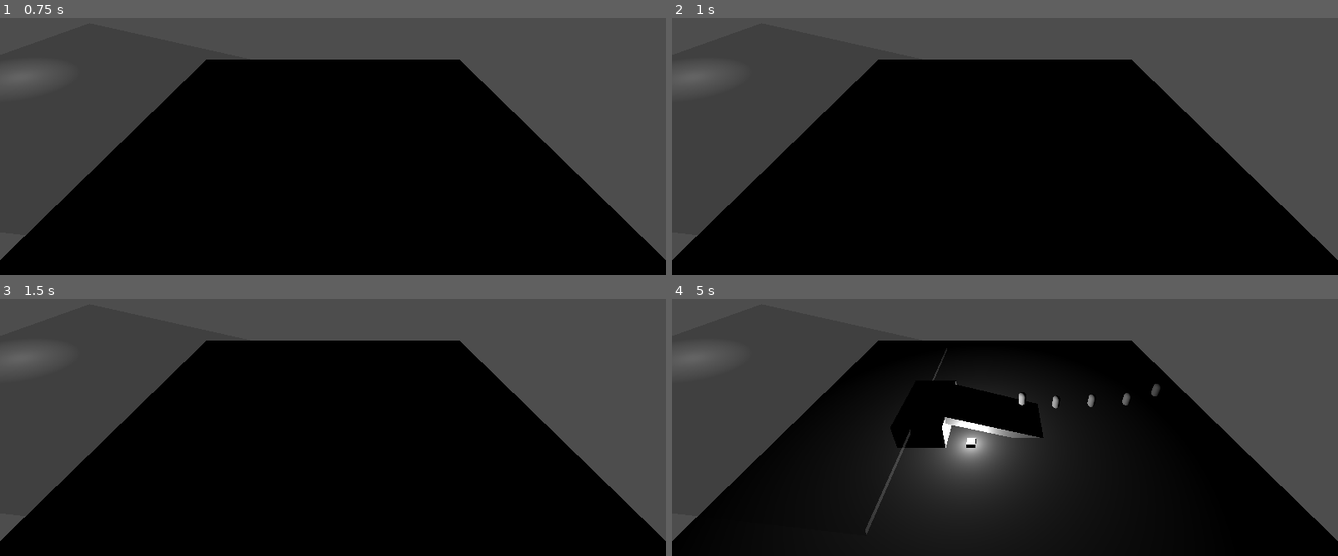
Above: before the commit, frames 1-4 (two rows, left to right).
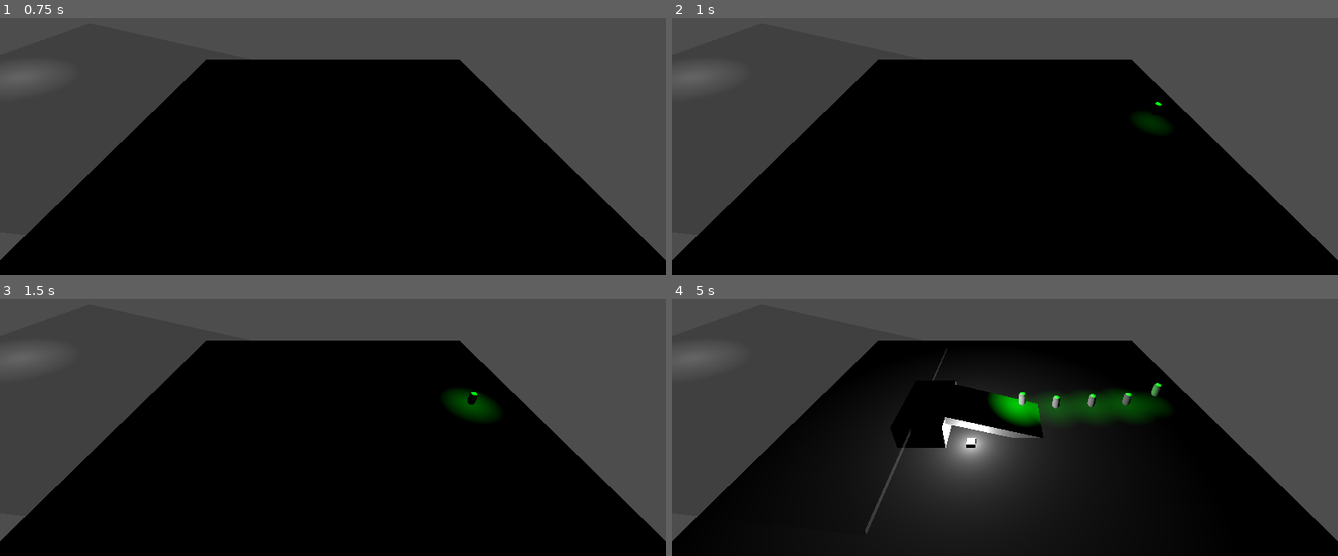
Above: after the commit, the same moments.

Repository: FryingPan2152/tower-defense
Game: Godot game, scene res://World.tscn
The game is run twice, just before and just after one commit, with the same random seed, the same clock (stepped at 60 frames per second) and the same inputs.
Inputs (mouse positions are in pixels of both pictures, inside the frame that each line leads up to):
- Up to frame 1 (0.75 s): tap Enter at 0.5 s; move the mouse to (479, 69) at 0.52 s; click (479, 69) at 0.6 s
- Up to frame 2 (1 s): tap 1 (tower1, bound only after the commit) at 0.8 s
- Up to frame 3 (1.5 s): move the mouse to (199, 388) at 1.27 s; tap 1 (tower1, bound only after the commit) at 1.35 s
- Up to frame 4 (5 s): tap 2 (tower2, bound only after the commit) at 1.55, 2.1, 3.8, 4.35 s; move the mouse to (outside the picture) at 2.02 s; click (outside the picture) at 2.3 s; move the mouse to (971, 442) at 2.77 s; click (971, 442) at 2.85 s; tap 1 (tower1, bound only after the commit) at 3.05, 3.6 s; move the mouse to (1204, 424) at 3.52 s; move the mouse to (805, 314) at 4.27 s; click (805, 314) at 4.55 s

Frame 1 is identical in both runs. In frame 2, 0.3% of the frame differs, in the area x 69-75%, y 32-45%; in frame 3, 0.7%; in frame 4, 2.5%, in the area x 47-75%, y 32-50%.
Error before the commit: Invalid type in function 'project_local_ray_normal' in base 'Camera3D (Player.gd)'. Cannot convert argument 1 from Nil to Vector2. (res://Player.gd:16)
Error after the commit: Invalid type in function 'project_local_ray_normal' in base 'Camera3D (Player.gd)'. Cannot convert argument 1 from Nil to Vector2. (res://Player.gd:24)

Commit message:
Added tower 2 and enemy health

Diff:
--- a/Enemy.tscn
+++ b/Enemy.tscn
@@ -16,3 +16,8 @@
 mesh = SubResource("CapsuleMesh_tt7e2")
 
 [node name="NavigationAgent3D" type="NavigationAgent3D" parent="."]
+
+[node name="OmniLight3D" type="OmniLight3D" parent="."]
+transform = Transform3D(1, 0, 0, 0, 1, 0, 0, 0, 1, 0, 1.36799, 0)
+light_color = Color(1.61238e-06, 0.596393, 0.0127885, 1)
+light_energy = 16.0
--- /dev/null
+++ b/John.tscn
@@ -0,0 +1,19 @@
+[gd_scene load_steps=4 format=3 uid="uid://cex5qcni5muyg"]
+
+[ext_resource type="PackedScene" uid="uid://x71jk41catqm" path="res://Base_tower.tscn" id="1_oe4he"]
+[ext_resource type="Script" uid="uid://bvpub8ucxeg6n" path="res://john.gd" id="2_q40c6"]
+
+[sub_resource type="SphereShape3D" id="SphereShape3D_oe4he"]
+radius = 5.0
+
+[node name="Node3D" instance=ExtResource("1_oe4he")]
+script = ExtResource("2_q40c6")
+
+[node name="Area3D" type="Area3D" parent="." index="4"]
+
+[node name="CollisionShape3D" type="CollisionShape3D" parent="Area3D" index="0"]
+shape = SubResource("SphereShape3D_oe4he")
+
+[node name="ShootTimer" type="Timer" parent="." index="5"]
+wait_time = 0.25
+one_shot = true
--- a/Player.gd
+++ b/Player.gd
@@ -2,6 +2,7 @@
 
 var mouseposition
 @onready var raycast:=$RayCast3D
+var tower_selected = 1
 
 # Called when the node enters the scene tree for the first time.
 func _ready():
@@ -10,6 +11,13 @@
 
 # Called every frame. 'delta' is the elapsed time since the previous frame.
 func _process(delta):
+
+	if Input.is_action_just_pressed("tower1"):
+		tower_selected=1
+	if Input.is_action_just_pressed("tower2"):
+		tower_selected=2
+
+
 	#print(mouseposition)
 	#var project = project_position(mouseposition,1.0)
 	#var direction = (project - position).normalized()
@@ -17,7 +25,12 @@
 	raycast.target_position=direction*50
 	if raycast.is_colliding():
 		if Input.is_action_just_pressed("click"):
-			var tower = preload("res://Base_tower.tscn").instantiate()
+			var tower: Tower
+			if tower_selected == 1:
+				tower = preload("res://Base_tower.tscn").instantiate()
+			if tower_selected == 2:
+				tower = preload("res://John.tscn").instantiate()
+
 			tower.global_position = raycast.get_collision_point()
 			var collider = raycast.get_collider()
 			var parent = collider.get_parent()
--- a/base_tower.gd
+++ b/base_tower.gd
@@ -1,6 +1,8 @@
+class_name Tower
 extends Node3D
 
 @onready var timer: = $Timer
+
 
 # Called when the node enters the scene tree for the first time.
 func _ready():
@@ -12,6 +14,7 @@
 
 # Called every frame. 'delta' is the elapsed time since the previous frame.
 func _process(delta):
+
 	pass
 
 
--- a/enemy.gd
+++ b/enemy.gd
@@ -2,8 +2,15 @@
 extends CharacterBody3D
 @export var destination:Destination
 @onready var nav:=$NavigationAgent3D
+@onready var light: OmniLight3D= $OmniLight3D
 
+var health: = 200
+var MAXHEALTH := 200
 
+func _process(delta: float) -> void:
+	if health <= 0.0:
+		queue_free()
+	light.light_energy = (health/MAXHEALTH)*16
 
 func _physics_process(delta: float) -> void:
 
--- /dev/null
+++ b/john.gd
@@ -0,0 +1,16 @@
+extends Tower
+
+@onready var area: = $Area3D
+@onready var shootTimer:=$ShootTimer
+
+func _process(delta: float) -> void:
+	super(delta)
+	for body in area.get_overlapping_bodies():
+		if body is Enemy and shootTimer.is_stopped():
+			#body.health -= 200*delta
+			var proj = preload("res://projectile.tscn").instantiate()
+			var dir = (body.global_position - global_position).normalized()
+			proj.velocity = dir * 40
+			proj.global_position = global_position
+			get_parent().add_child(proj)
+			shootTimer.start()
--- a/project.godot
+++ b/project.godot
@@ -22,3 +22,13 @@
 "events": [Object(InputEventMouseButton,"resource_local_to_scene":false,"resource_name":"","device":-1,"window_id":0,"a …(256 unchanged characters)…
 ]
 }
+tower1={
+"deadzone": 0.2,
+"events": [Object(InputEventKey,"resource_local_to_scene":false,"resource_name":"","device":-1,"window_id":0,"alt_pressed":false,"shift_pressed":false,"ctrl_pressed":false,"meta_pressed":false,"pressed":false,"keycode":0,"physical_keycode":49,"key_label":0,"unicode":49,"location":0,"echo":false,"script":null)
+]
+}
+tower2={
+"deadzone": 0.2,
+"events": [Object(InputEventKey,"resource_local_to_scene":false,"resource_name":"","device":-1,"window_id":0,"alt_pressed":false,"shift_pressed":false,"ctrl_pressed":false,"meta_pressed":false,"pressed":false,"keycode":0,"physical_keycode":50,"key_label":0,"unicode":50,"location":0,"echo":false,"script":null)
+]
+}
--- /dev/null
+++ b/projectile.gd
@@ -0,0 +1,13 @@
+extends Node3D
+
+var velocity: Vector3
+@onready var area:=$Area3D
+
+func _physics_process(delta: float) -> void:
+	for body in area.get_overlapping_bodies():
+		if body is Enemy:
+			body.health -= 100
+			queue_free()
+
+
+	global_position += velocity * delta
--- /dev/null
+++ b/projectile.tscn
@@ -0,0 +1,16 @@
+[gd_scene load_steps=3 format=3 uid="uid://mog06lwa8qy0"]
+
+[ext_resource type="Script" uid="uid://ba1t7oi3wuui7" path="res://projectile.gd" id="1_a85iw"]
+
+[sub_resource type="SphereShape3D" id="SphereShape3D_a85iw"]
+
+[node name="Projectile" type="Node3D"]
+script = ExtResource("1_a85iw")
+
+[node name="CSGBox3D" type="CSGBox3D" parent="."]
+size = Vector3(0.5, 1, 1)
+
+[node name="Area3D" type="Area3D" parent="."]
+
+[node name="CollisionShape3D" type="CollisionShape3D" parent="Area3D"]
+shape = SubResource("SphereShape3D_a85iw")
--- a/world.gd
+++ b/world.gd
@@ -1,4 +1,10 @@
 extends Node3D
+
+
+# TODO: Money system by defeating enemies, tower 2 can be goblin archer,
+# make base be able to attack enemies when they get close, tower three can be summoner, tower 4 can be close range ogre
+# Tower five can be warlock,
+
 
 @onready var timer:= $Timer
 @onready var nav := $NavigationRegion3D
Not shown, added: john.gd.uid
Not shown, added: projectile.gd.uid
